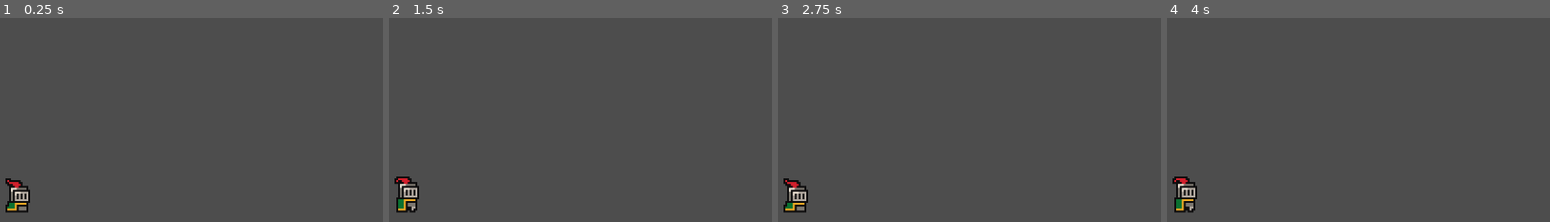
Above: before the commit, frames 1-4 (left to right).
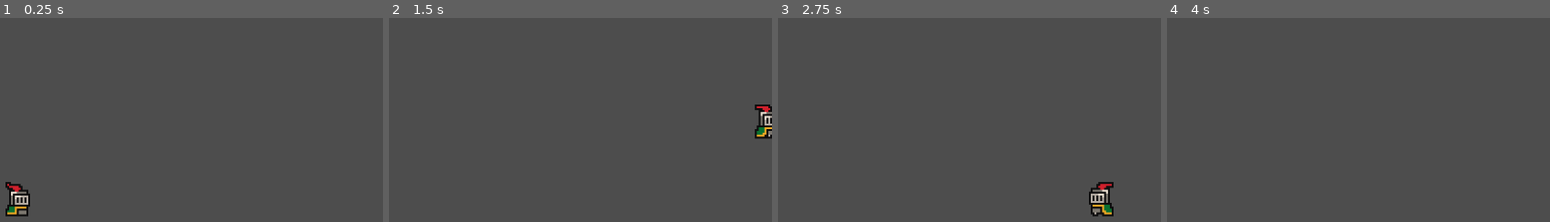
Above: after the commit, the same moments.

Repository: Kitwscw/Assessment-game
Game: Godot game, scene res://node_2d.tscn
Two runs of this game, one before a commit and one after it. Both use one fixed random seed, a clock stepped at 60 frames per second and the inputs below.
Inputs:
- Up to frame 1 (0.25 s): no input
- Up to frame 2 (1.5 s): tap Enter (ui_accept) at 0.5, 0.6 s; hold Right (ui_right) from 0.53 s (still down); tap Space (jump, bound only after the commit) at 0.77, 0.8, 1.07, 1.35 s
- Up to frame 3 (2.75 s): tap Space (jump, bound only after the commit) at 1.52, 1.82, 2.3 s; tap Enter (ui_accept) at 1.55, 2.1 s; release Right (ui_right) at 2.03 s; hold Left (ui_left) from 2.03 s (still down)
- Up to frame 4 (4 s): release Left (ui_left) at 2.78 s; hold Right (ui_right) from 2.78 s (still down); tap Enter (ui_accept) at 2.85 s; tap Space (jump, bound only after the commit) at 3.02, 3.32, 3.6, 3.77 s

The runs differ from the first frame. In frame 1, 0.7% of the frame differs, in the area x 1-8%, y 78-98%; in frame 2, 1.5%; in frame 3, 1.7%, in the area x 1-88%, y 78-98%; in frame 4, 0.9%.
Error before the commit: Parse Error: Expected indented block after "elif" block. (res://Scripts/player.gd:25)

Commit message:
player movement done

Diff:
--- a/Scripts/player.gd
+++ b/Scripts/player.gd
@@ -1,12 +1,12 @@
 extends CharacterBody2D
 
 
-const SPEED = 300.0
+const SPEED = 200
 const JUMP_VELOCITY = -400.0
 
 # Get the gravity from the project settings to be synced with RigidBody nodes.
 var gravity = ProjectSettings.get_setting("physics/2d/default_gravity")
-
+@onready var sprite = $AnimatedSprite2D
 
 func _physics_process(delta):
 	# Add the gravity.
@@ -14,16 +14,22 @@
 		velocity.y += gravity * delta
 
 	# Handle jump.
-	if Input.is_action_just_pressed("ui_accept") and is_on_floor():
+	if Input.is_action_just_pressed("jump") and is_on_floor():
 		velocity.y = JUMP_VELOCITY
 
 	# Get the input direction and handle the movement/deceleration.
 	# As good practice, you should replace UI actions with custom gameplay actions.
-	var direction = Input.get_axis("ui_left", "ui_right")
+	var direction = Input.get_axis("move left", "move right")
+	if direction<0:
+		sprite.flip_h = true
+		sprite.play("run")
+	elif direction>0:
+		sprite.flip_h = false
+		sprite.play("run")
+	else:
+		sprite.play("idle")
 	if direction:
 		velocity.x = direction * SPEED
-	elif direction<0:
-
 	else:
 		velocity.x = move_toward(velocity.x, 0, SPEED)
 
--- a/project.godot
+++ b/project.godot
@@ -15,6 +15,26 @@
 config/features=PackedStringArray("4.2", "GL Compatibility")
 config/icon="res://icon.svg"
 
+[input]
+
+jump={
+"deadzone": 0.5,
+"events": [Object(InputEventKey,"resource_local_to_scene":false,"resource_name":"","device":-1,"window_id":0,"alt_pressed":false,"shift_pressed":false,"ctrl_pressed":false,"meta_pressed":false,"pressed":false,"keycode":0,"physical_keycode":32,"key_label":0,"unicode":32,"echo":false,"script":null)
+]
+}
+"move right"={
+"deadzone": 0.5,
+"events": [Object(InputEventKey,"resource_local_to_scene":false,"resource_name":"","device":-1,"window_id":0,"alt_pressed":false,"shift_pressed":false,"ctrl_pressed":false,"meta_pressed":false,"pressed":false,"keycode":0,"physical_keycode":4194321,"key_label":0,"unicode":0,"echo":false,"script":null)
+, Object(InputEventKey,"resource_local_to_scene":false,"resource_name":"","device":-1,"window_id":0,"alt_pressed":false,"shift_pressed":false,"ctrl_pressed":false,"meta_pressed":false,"pressed":false,"keycode":0,"physical_keycode":68,"key_label":0,"unicode":100,"echo":false,"script":null)
+]
+}
+"move left"={
+"deadzone": 0.5,
+"events": [Object(InputEventKey,"resource_local_to_scene":false,"resource_name":"","device":-1,"window_id":0,"alt_pressed":false,"shift_pressed":false,"ctrl_pressed":false,"meta_pressed":false,"pressed":false,"keycode":0,"physical_keycode":4194319,"key_label":0,"unicode":0,"echo":false,"script":null)
+, Object(InputEventKey,"resource_local_to_scene":false,"resource_name":"","device":-1,"window_id":0,"alt_pressed":false,"shift_pressed":false,"ctrl_pressed":false,"meta_pressed":false,"pressed":false,"keycode":0,"physical_keycode":65,"key_label":0,"unicode":97,"echo":false,"script":null)
+]
+}
+
 [rendering]
 
 renderer/rendering_method="gl_compatibility"
